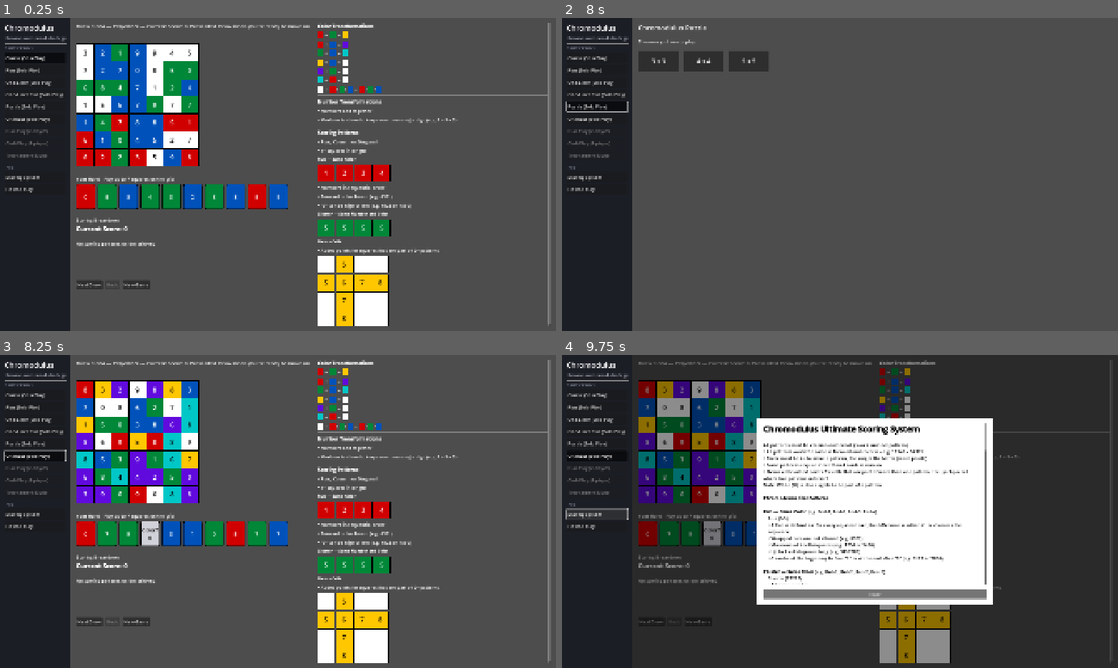
Above: before the commit, frames 1-4 (two rows, left to right).
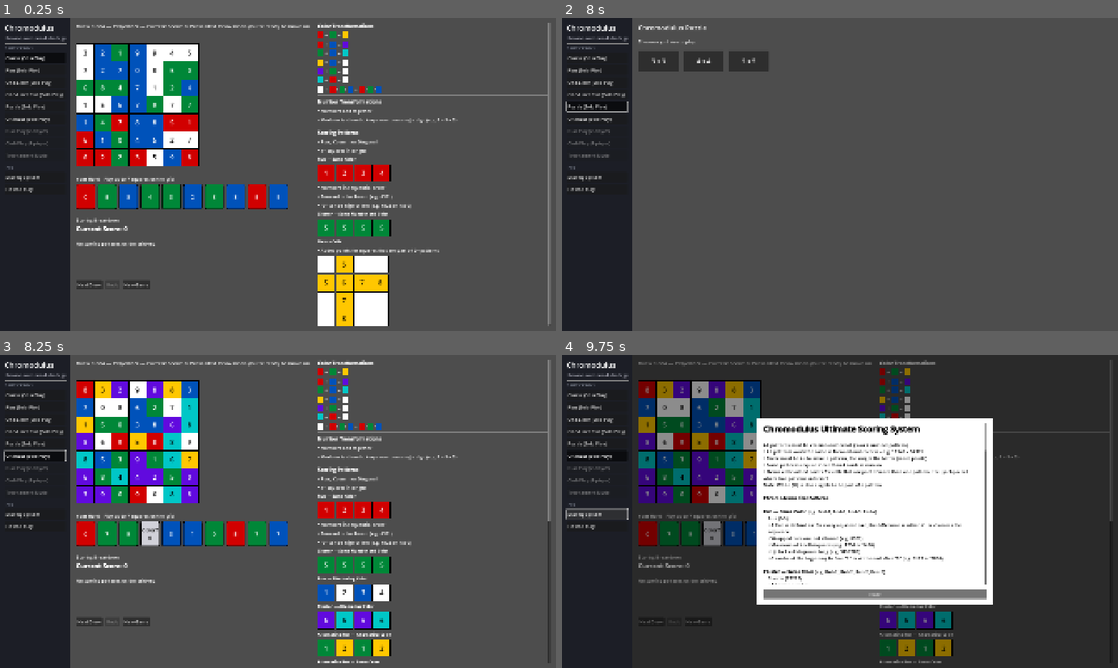
Above: after the commit, the same moments.

Repository: nadamcnada/chromodulus
Game: Godot game, scene res://scenes/Main.tscn
Same seed, same stepped clock (60 frames per second), same inputs: the game is played once before the commit and once after it.
Inputs:
- Up to frame 1 (0.25 s): no input
- Up to frame 2 (8 s): click "Classic (Solo Play)" at 0.5 s; click "Classic (Solo Play)" at 1.25 s; click "Plus (Solo Play)" at 2 s; click "Plus (Solo Play)" at 2.75 s; click "One-Liner (Solo Play)" at 3.5 s; click "One-Liner (Solo Play)" at 4.25 s; click "One-Liner Plus (Solo Play)" at 5 s; click "One-Liner Plus (Solo Play)" at 5.75 s; click "Puzzle (Solo Play)" at 6.5 s; click "Puzzle (Solo Play)" at 7.25 s
- Up to frame 3 (8.25 s): click "Ultimate (Solo Play)" at 8 s
- Up to frame 4 (9.75 s): click "Ultimate (Solo Play)" at 8.75 s; click "Scoring System" at 9.5 s

Frames 1-2 are identical in both runs. In frame 3, 3.2% of the frame differs, in the area x 57-100%, y 53-99%; in frame 4, 2.2%.

Commit message:
Add Ultimate reference panel content
Ultimate gets everything Plus's panel shows (Color/Number
Transformations, the six standard pattern examples), plus five new
sections - Doublet, Pyramid, Plateau, Staircase, Full Spectrum -
inserted between Alternating Run - Same Color and Nexus Cells, each
verified against the actual pattern predicates before wiring in.
Nexus Cells keeps the existing 4x4 row+column mockup (default case),
matching how it already works for Classic/Plus.

Diff:
--- a/scripts/ui/game_view.gd
+++ b/scripts/ui/game_view.gd
@@ -269,7 +269,7 @@
 		{"color": "G", "number": 5}, {"color": "G", "number": 5},
 	]))
 
-	if ruleset in ["PLUS", "ONE_LINER_PLUS"]:
+	if ruleset in ["PLUS", "ONE_LINER_PLUS", "ULTIMATE"]:
 		content.add_child(_rich_subtitle("Run — Alternating Color"))
 		content.add_child(_example_row([
 			{"color": "B", "number": 1}, {"color": "W", "number": 2},
@@ -292,6 +292,44 @@
 		content.add_child(_example_row([
 			{"color": "R", "number": 1}, {"color": "R", "number": 2},
 			{"color": "R", "number": 1}, {"color": "R", "number": 2},
+		]))
+
+	if ruleset == "ULTIMATE":
+		content.add_child(_rich_subtitle("Doublet"))
+		content.add_child(_example_row([
+			{"color": "R", "number": 1}, {"color": "R", "number": 1},
+			{"color": "Y", "number": 2}, {"color": "Y", "number": 2},
+		]))
+
+		content.add_child(_rich_subtitle("Pyramid"))
+		content.add_child(_example_row([
+			{"color": "B", "number": 1}, {"color": "W", "number": 2},
+			{"color": "A", "number": 3}, {"color": "W", "number": 2},
+			{"color": "B", "number": 1},
+		]))
+
+		content.add_child(_rich_subtitle("Plateau"))
+		content.add_child(_example_row([
+			{"color": "G", "number": 1}, {"color": "Y", "number": 2},
+			{"color": "P", "number": 3}, {"color": "P", "number": 3},
+			{"color": "Y", "number": 2}, {"color": "G", "number": 1},
+		]))
+
+		content.add_child(_rich_subtitle("Staircase"))
+		content.add_child(_example_row([
+			{"color": "B", "number": 1}, {"color": "Y", "number": 2},
+			{"color": "Y", "number": 2}, {"color": "R", "number": 3},
+			{"color": "R", "number": 3}, {"color": "R", "number": 3},
+		]))
+
+		content.add_child(_rich_subtitle("Full Spectrum"))
+		content.add_child(_bullet("One of each color across row, column or diagonal"))
+		content.add_child(_bullet("Applies to Runs (e.g. 1-7), Clusters (e.g. 7's) or Alternating Numbers"))
+		content.add_child(_example_row([
+			{"color": "R", "number": 1}, {"color": "Y", "number": 2},
+			{"color": "G", "number": 3}, {"color": "A", "number": 4},
+			{"color": "B", "number": 5}, {"color": "P", "number": 6},
+			{"color": "W", "number": 7},
 		]))
 
 	content.add_child(_rich_subtitle("Nexus Cells"))
